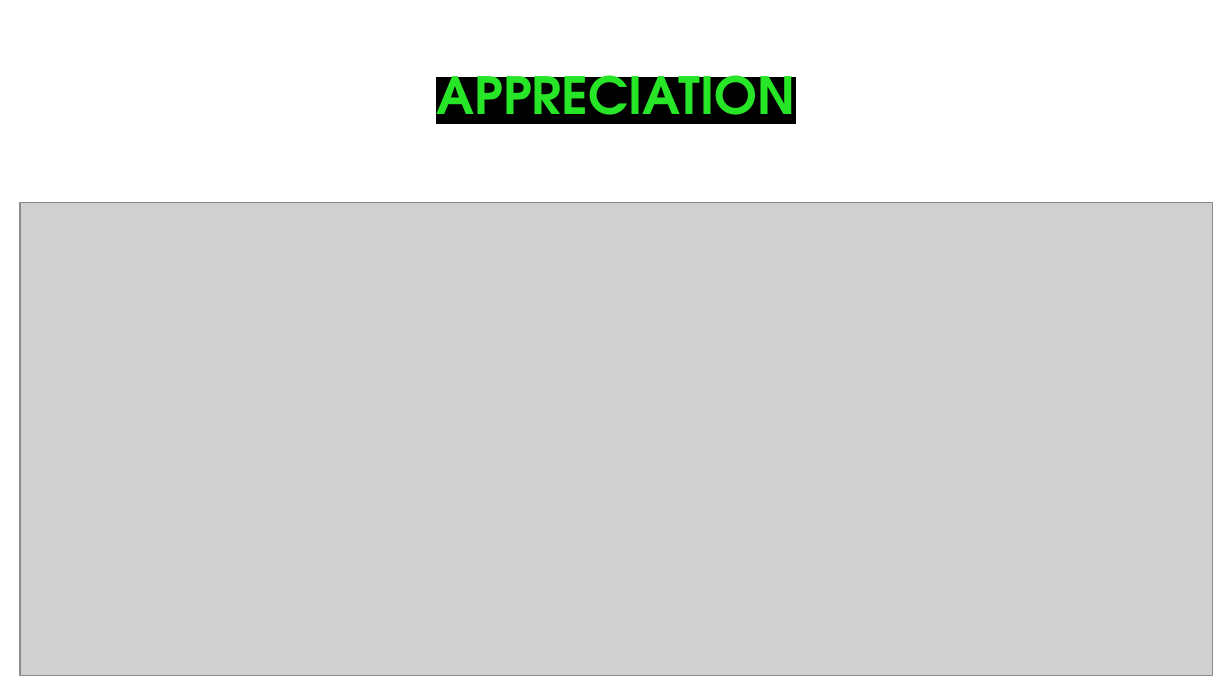
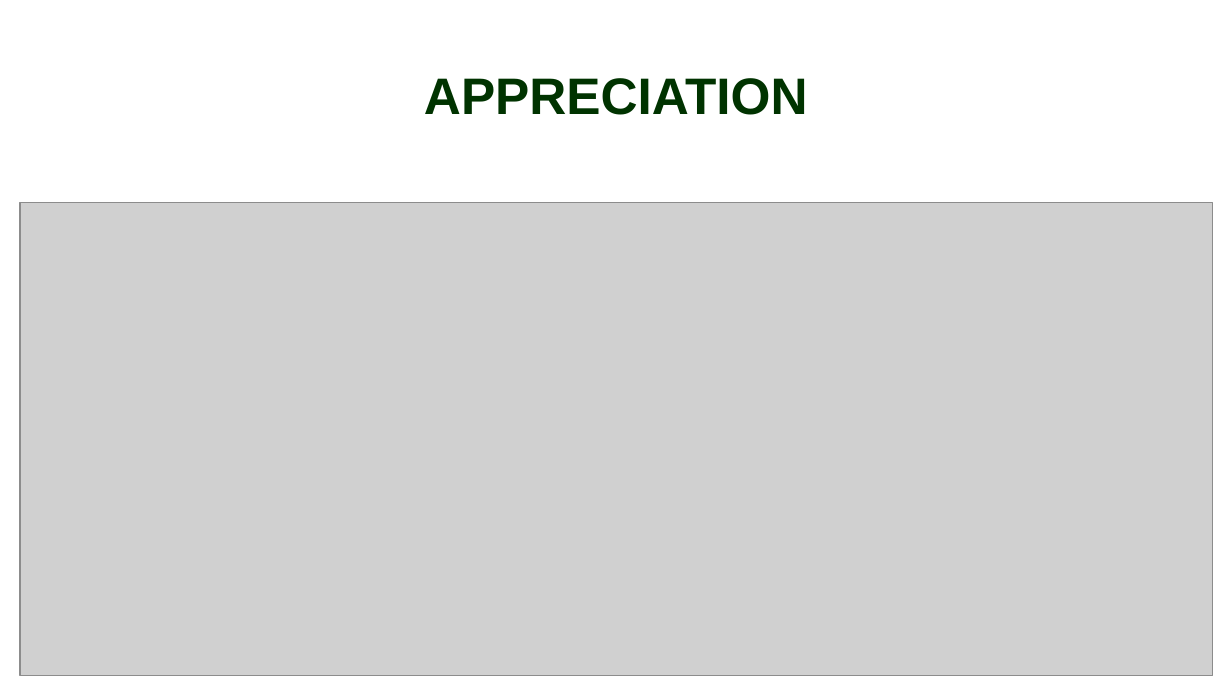
Before and after one commit to jgatharia/Phase_4_Project_, a slide deck: slide 13 of Presentation.pptx. Drawn at 1232x693 pixels with LibreOffice and Linux fonts; fonts in the diff are those of the drawing; grey boxes stand for pictures; background and template pictures are left out. Boxes give left, top, right and bottom in pixels: in the first picture for what was removed or moved away, otherwise in the second. Text is boxed around its words. In the diff, an @@ line names an element or a change of style, - is before the commit and + after.

```diff
--- a/Presentation.pptx
+++ b/Presentation.pptx
@@ title "APPRECIATION" at (424,78,808,115): font TeX Gyre Adventor to Arial, text colour #27E527 to #003300, highlight #000000 to none @@
```
Also in this commit, not shown: 12 other slides changed.
